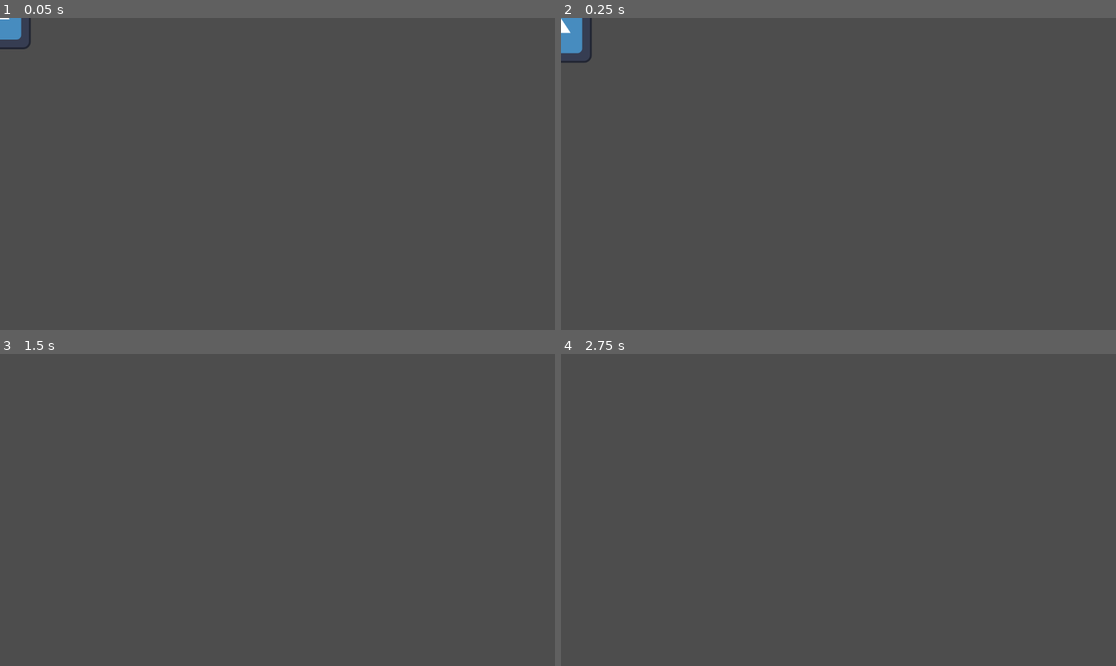
Above: before the commit, frames 1-4 (two rows, left to right).
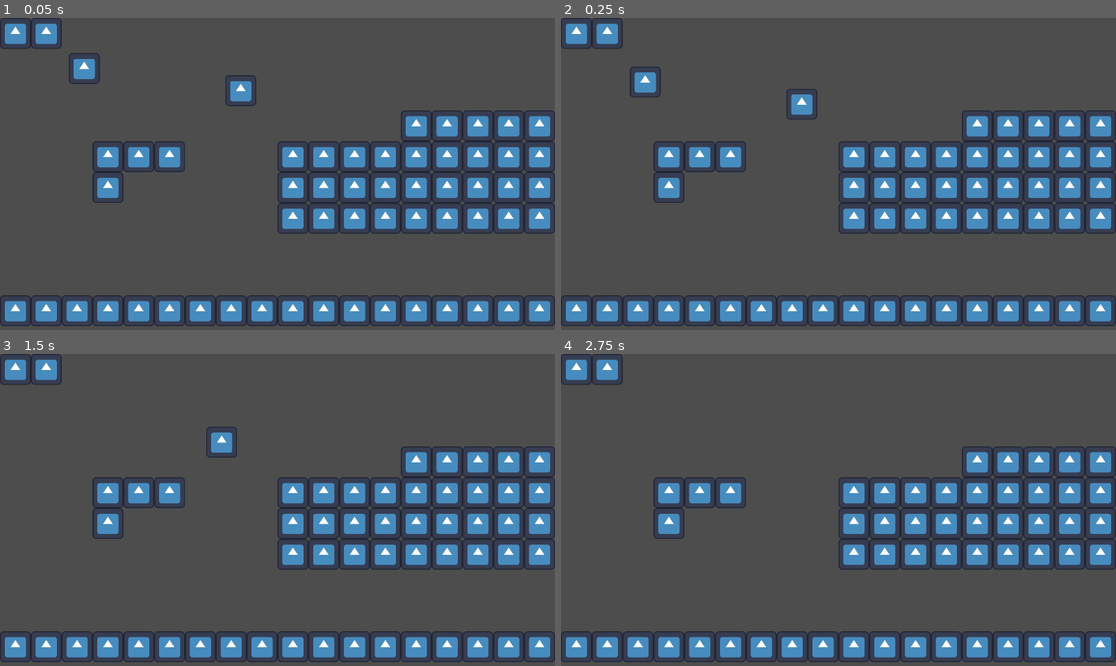
Above: after the commit, the same moments.

Repository: piksalchaos/Dreaming-Divergence
Game: Godot game, scene res://scenes/levels/level_1.tscn
Same seed, same stepped clock (60 frames per second), same inputs: the game is played once before the commit and once after it. Before the commit the project starts from res://scenes/player.tscn. The engine's default icon, where the game draws it, is replaced by a stand-in: a white triangle on a blue panel in a dark square.
Inputs:
- Up to frame 1 (0.05 s): no input
- Up to frame 2 (0.25 s): no input
- Up to frame 3 (1.5 s): hold D (move_right) from 0.53 s (still down); tap Space (move_jump) at 0.77 s
- Up to frame 4 (2.75 s): tap Space (move_jump) at 1.52 s; release D (move_right) at 2.03 s; hold A (move_left) from 2.03 s (still down)

The runs differ from the first frame. In frame 1, 19% of the frame differs, in the area x 0-100%, y 0-99%; in frame 2, 19%; in frame 3, 19%; in frame 4, 19%.

Commit message:
change main scene and reorganize

Diff:
--- a/project.godot
+++ b/project.godot
@@ -11,7 +11,7 @@
 [application]
 
 config/name="Counterspell"
-run/main_scene="res://scenes/player.tscn"
+run/main_scene="res://scenes/levels/level_1.tscn"
 config/features=PackedStringArray("4.3", "GL Compatibility")
 config/icon="res://icon.svg"
 
--- /dev/null
+++ b/scenes/levels/level_2.tscn
@@ -0,0 +1,3 @@
+[gd_scene format=3 uid="uid://bgtwst8fuyemu"]
+
+[node name="Level2" type="Node2D"]
--- a/scripts/killbox.gd
+++ b/scripts/killbox.gd
@@ -8,6 +8,5 @@
 
 # Called every frame. 'delta' is the elapsed time since the previous frame.
 func _on_body_entered(body: PhysicsBody2D):
-	print("boo")
 	if body.is_in_group("player"):
 		body.kill()
Renamed: scenes/test_level.tscn -> scenes/levels/level_1.tscn
